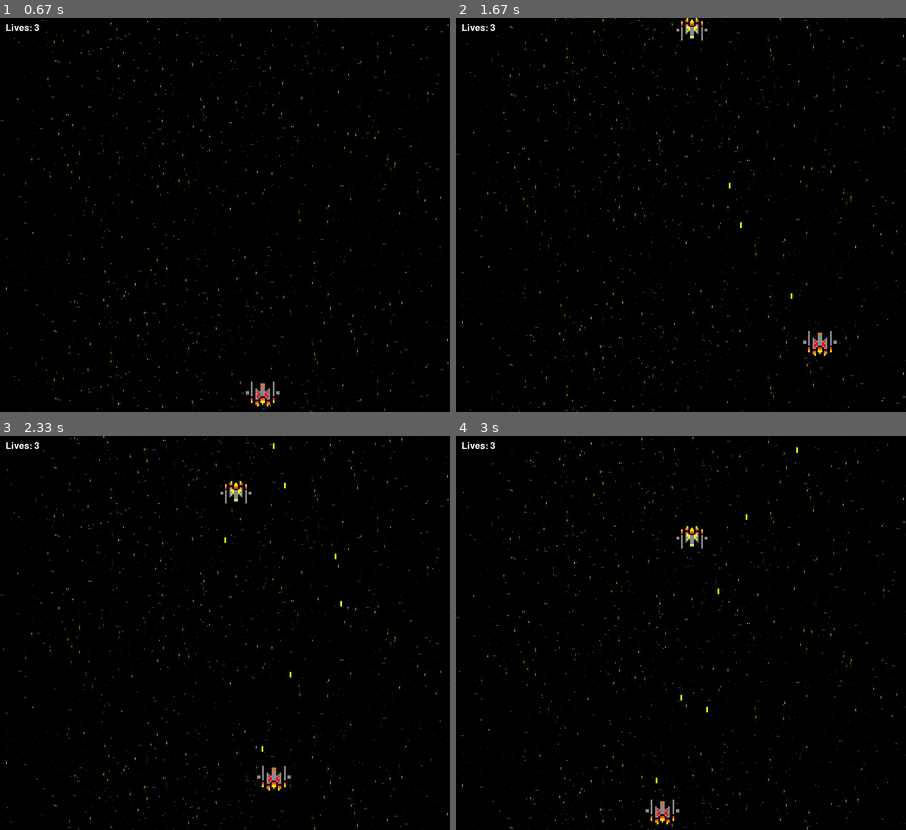
Above: before the commit, frames 1-4 (two rows, left to right).
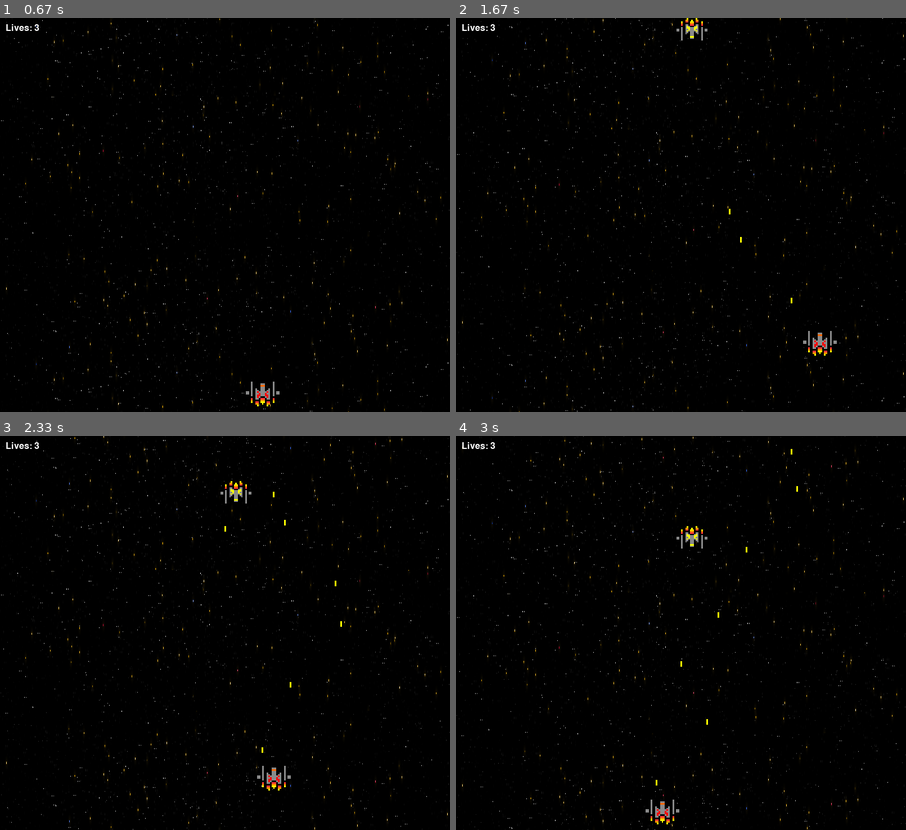
Above: after the commit, the same moments.

Repository: WiktorB2004/Space_invaders-Python_pygame
Game: pygame game, started from space_invaders.py
Two runs of this game, one before a commit and one after it. Both use one fixed random seed, a clock stepped at 60 frames per second and the inputs below.
Inputs:
- Up to frame 1 (0.67 s): hold D from 0.33 s (still down)
- Up to frame 2 (1.67 s): release D at 0.8 s; hold W 0.83-1.13 s; tap Space at 0.9, 1.23, 1.53 s; hold D 1.17-1.63 s
- Up to frame 3 (2.33 s): hold A 1.67-2.2 s; tap Space at 1.73, 2.03, 2.3 s; hold S from 2.23 s (still down)
- Up to frame 4 (3 s): release S at 2.53 s; hold A 2.57-2.97 s; tap Space at 2.63, 2.93 s

Frame 1 is identical in both runs. In frame 2, less than 0.1% of the frame differs, in the area x 60-75%, y 41-73%; in frame 3, less than 0.1%, in the area x 49-76%, y 1-81%; in frame 4, less than 0.1%.

Commit message:
Quick Fixes - bullet speed

Diff:
--- a/space_invaders.py
+++ b/space_invaders.py
@@ -28,7 +28,7 @@
 PLAYER_VEL = 5
 player_lives = 3
 # Bullet Variables
-BULLET_VEL = 7
+BULLET_VEL = 6
 max_player_bullets = 10
 # Enemy variables
 ENEMY_SIZE: tuple = 60, 50
